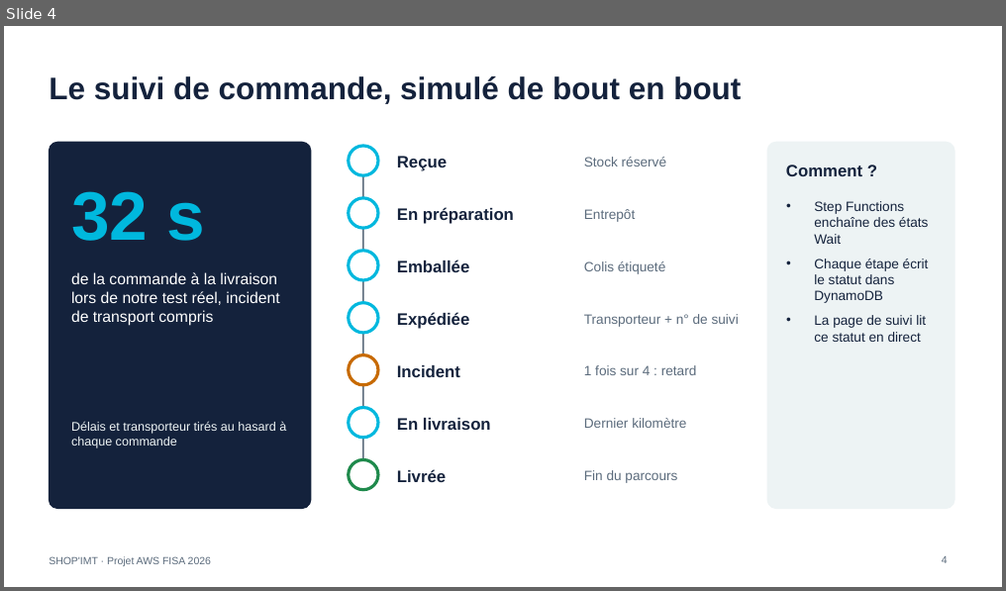
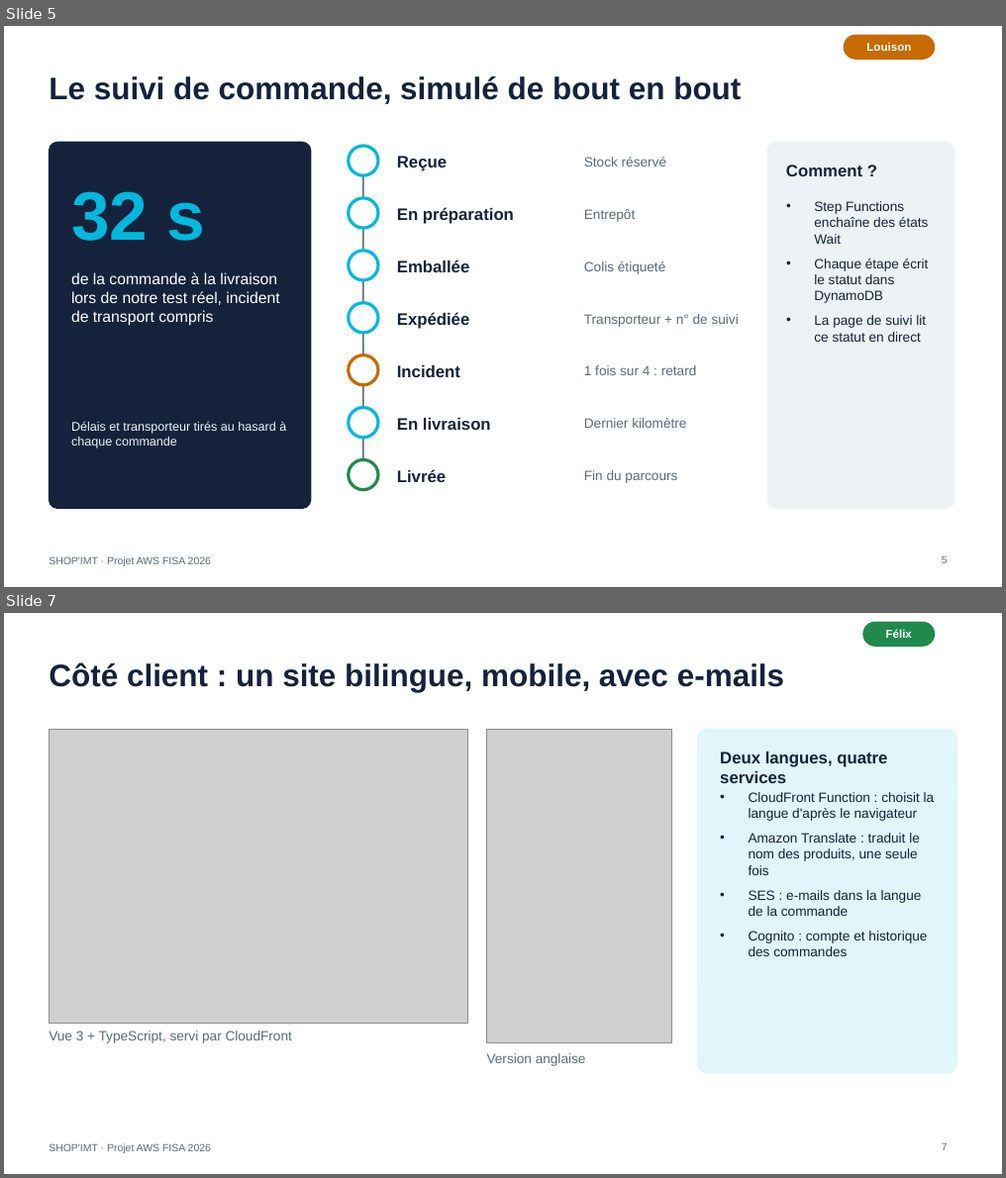
Before and after one commit to louizoom/shop-imt, a slide deck: docs/SHOP-IMT-presentation.pptx. Shown one above the other, each under a label of ours: slide 4 before the commit, slides 5 and 7 after it; the slides between them are not shown. The pictures are 1006x591 and 1006x1178 pixels, drawn with LibreOffice and Linux fonts; fonts in the diff are those of the drawing; grey boxes stand for pictures. Boxes give left, top, right and bottom in pixels: in the first picture for what was removed or moved away, otherwise in the second. Text is boxed around its words. In the diff, an @@ line names an element or a change of style, - is before the commit and + after.

```diff
--- a/docs/SHOP-IMT-presentation.pptx
+++ b/docs/SHOP-IMT-presentation.pptx
@@ slide 7 added at (4, 613, 1002, 1174), background #FFFFFF; not listed: 1 template element that a slide beside it also shows @@
@@ rounded rectangle added at (863, 622, 935, 646), fill #1F8A4C, outline #1F8A4C 1 pt @@
@@ text added at (886, 629, 912, 638), 11 pt, text #FFFFFF, bold @@
+Félix
@@ title added at (49, 663, 784, 692), 30 pt, text #14223C, bold @@
+Côté client : un site bilingue, mobile, avec e-mails
@@ picture added at (49, 729, 468, 1024) @@
@@ picture added at (487, 729, 672, 1044) @@
@@ rounded rectangle added at (698, 729, 957, 1073), fill #E0F6FB, outline #E0F6FB 1 pt @@
@@ text added at (720, 752, 887, 783), 16 pt, text #14223C, bold @@
+Deux langues, quatre services
@@ text added at (748, 792, 935, 957), 13 pt, text #14223C @@
+• CloudFront Function : choisit la langue d'après le navigateur
+• Amazon Translate : traduit le nom des produits, une seule fois
+• SES : e-mails dans la langue de la commande
+• Cognito : compte et historique des commandes
@@ text added at (49, 1031, 292, 1044), 13 pt, text #5B6B7C @@
+Vue 3 + TypeScript, servi par CloudFront
@@ text added at (487, 1054, 586, 1066), 13 pt, text #5B6B7C @@
+Version anglaise
@@ page number added at (942, 1144, 947, 1151), 10 pt, text #5B6B7C @@
+7
@@ what was slide 4 is now slide 5 @@
@@ slide 5 changed as well @@
@@ rounded rectangle added at (844, 35, 935, 59), fill #C76A00, outline #C76A00 1 pt @@
@@ text added at (866, 42, 911, 51), 11 pt, text #FFFFFF, bold @@
+Louison
@@ page number at (942, 557, 947, 564): text changed @@
-4
+5
```
Also in this commit, not shown: 6 other slides changed, 3 other slides added, 1 slide removed, 1 other file.
